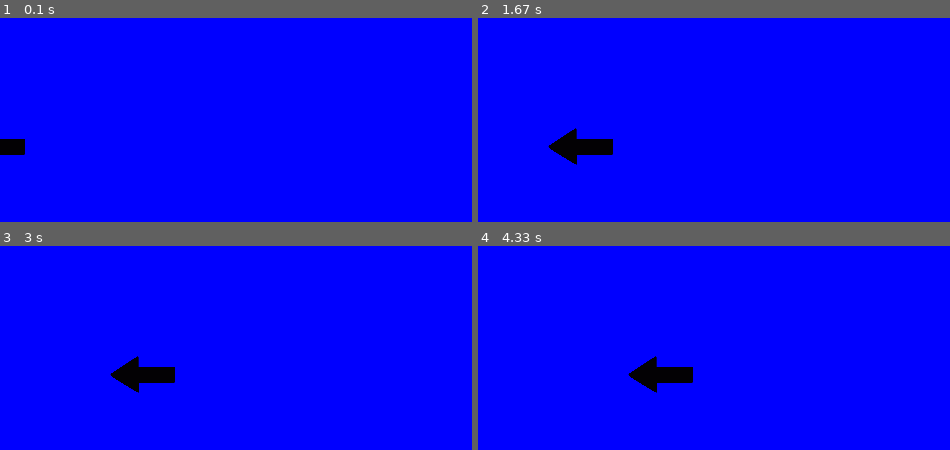
Above: before the commit, frames 1-4 (two rows, left to right).
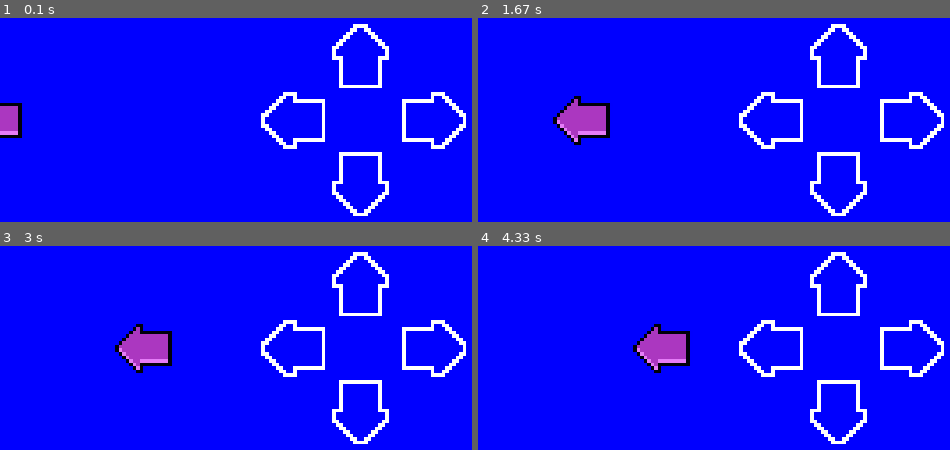
Above: after the commit, the same moments.

Repository: EnzoLuidge/PyGame
Game: pygame game, started from Jogo.py
Two runs of this game, one before a commit and one after it. Both use one fixed random seed, a clock stepped at 60 frames per second and the inputs below.
Inputs:
- Up to frame 1 (0.1 s): no input
- Up to frame 2 (1.67 s): no input
- Up to frame 3 (3 s): no input
- Up to frame 4 (4.33 s): no input

The runs differ from the first frame. In frame 1, 4.7% of the frame differs, in the area x 0-99%, y 2-98%; in frame 2, 6.4%, in the area x 14-99%, y 2-98%; in frame 3, 6.4%; in frame 4, 6.4%.

Commit message:
Todos os assets em uma função só

Diff:
--- a/Jogo.py
+++ b/Jogo.py
@@ -10,22 +10,43 @@
 window = pygame.display.set_mode((WIDTH, HEIGHT))
 pygame.display.set_caption('Guitarzao')
 
-#Imagens Botão
-button_width = 65
-button_height = 52
-button_img = pygame.image.load('assets/azul.png').convert_alpha()
-button_img_small = pygame.transform.scale(button_img, (button_width, button_height))
+#Assets
+button_width = 64
+button_height = 64
+
+def load_assets():
+    assets = {}
+
+    #Imagens
+    assets['left'] = pygame.image.load('assets/left.png').convert_alpha()
+    assets['left'] = pygame.transform.scale(assets['left'], (button_width, button_height))
+    assets['right'] = pygame.image.load('assets/right.png').convert_alpha()
+    assets['right'] = pygame.transform.scale(assets['right'], (button_width, button_height))
+    assets['up'] = pygame.image.load('assets/up.png').convert_alpha()
+    assets['up'] = pygame.transform.scale(assets['up'], (button_width, button_height))
+    assets['down'] = pygame.image.load('assets/down.png').convert_alpha()
+    assets['down'] = pygame.transform.scale(assets['down'], (button_width, button_height))
+    assets['left_space'] = pygame.image.load('assets/left_space.png').convert_alpha()
+    assets['left_space'] = pygame.transform.scale(assets['left_space'], (button_width, button_height))
+    assets['right_space'] = pygame.image.load('assets/right_space.png').convert_alpha()
+    assets['right_space'] = pygame.transform.scale(assets['right_space'], (button_width, button_height))
+    assets['up_space'] = pygame.image.load('assets/up_space.png').convert_alpha()
+    assets['up_space'] = pygame.transform.scale(assets['up_space'], (button_width, button_height))
+    assets['down_space'] = pygame.image.load('assets/down_space.png').convert_alpha()
+    assets['down_space'] = pygame.transform.scale(assets['down_space'], (button_width, button_height))
+
+    #Sons
+    pygame.mixer.music.load('assets/musica.mp3')
+    pygame.mixer.music.set_volume(0.2)
+
+    return assets
 
 
 button_x = -button_width
-button_y = 240
+button_y = 240-button_height/2
 button_yspeed = 3
 button_xspeed = 5
 
-#MSons
-firstsong = pygame.mixer.Sound('assets/musica.mp3')
-pygame.mixer.music.load('assets/musica.mp3')
-pygame.mixer.music.set_volume(0.2)
 
 game = True
 
@@ -33,6 +54,7 @@
 FPS = 60
 
 #Loop principal
+assets = load_assets()
 pygame.mixer.music.play(loops=-1)
 while game:
     clock.tick(FPS)
@@ -44,6 +66,11 @@
     if button_x >=360-button_width:
         button_x = -button_width
     window.fill((0, 0, 255))
-    window.blit(button_img_small, (button_x,button_y))
+    window.blit(assets['left_space'], (325-button_width,button_y))
+    window.blit(assets['up_space'], (360-button_width/2,button_y-button_width))
+    window.blit(assets['down_space'], (360-button_width/2,button_y+button_width))
+    window.blit(assets['right_space'], (370+button_width/2,button_y))
+    window.blit(assets['left'], (button_x,button_y))
+    #window.blit(right_img_small, (button_x,button_y))
     pygame.display.update()
 pygame.quit()
